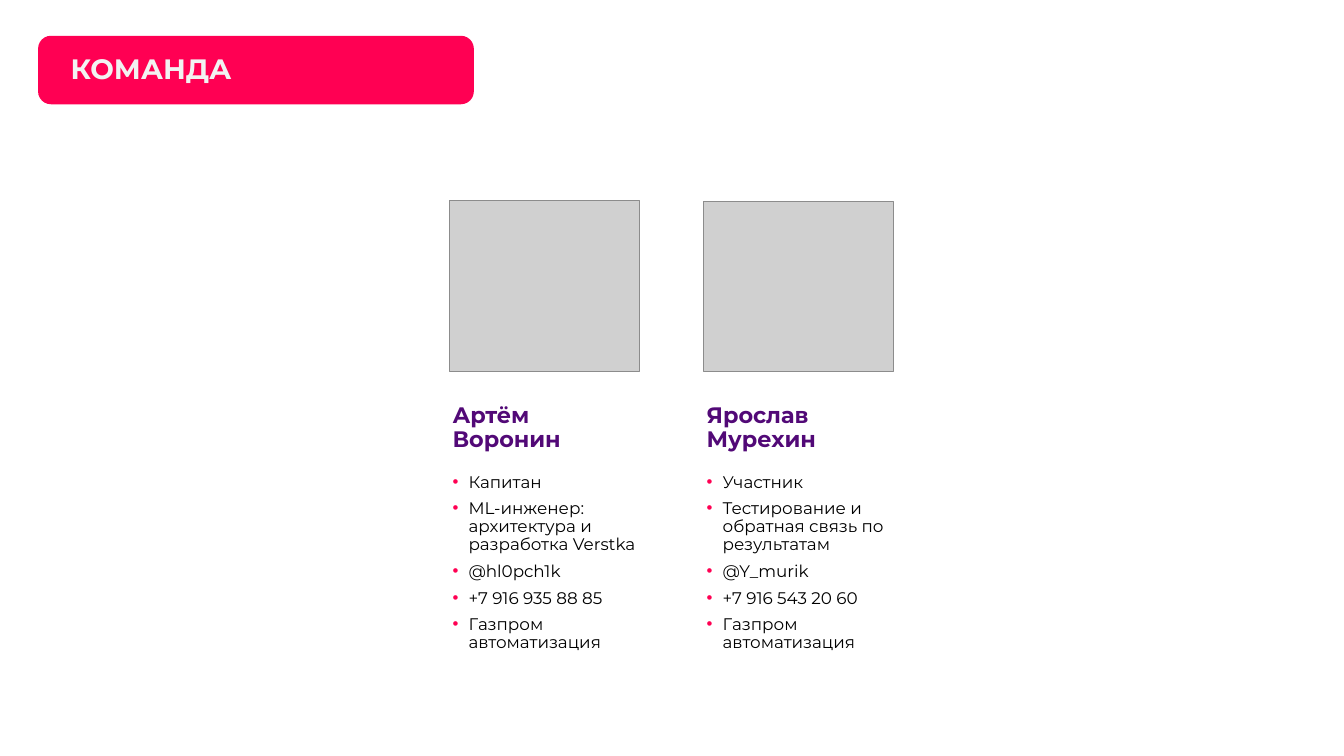
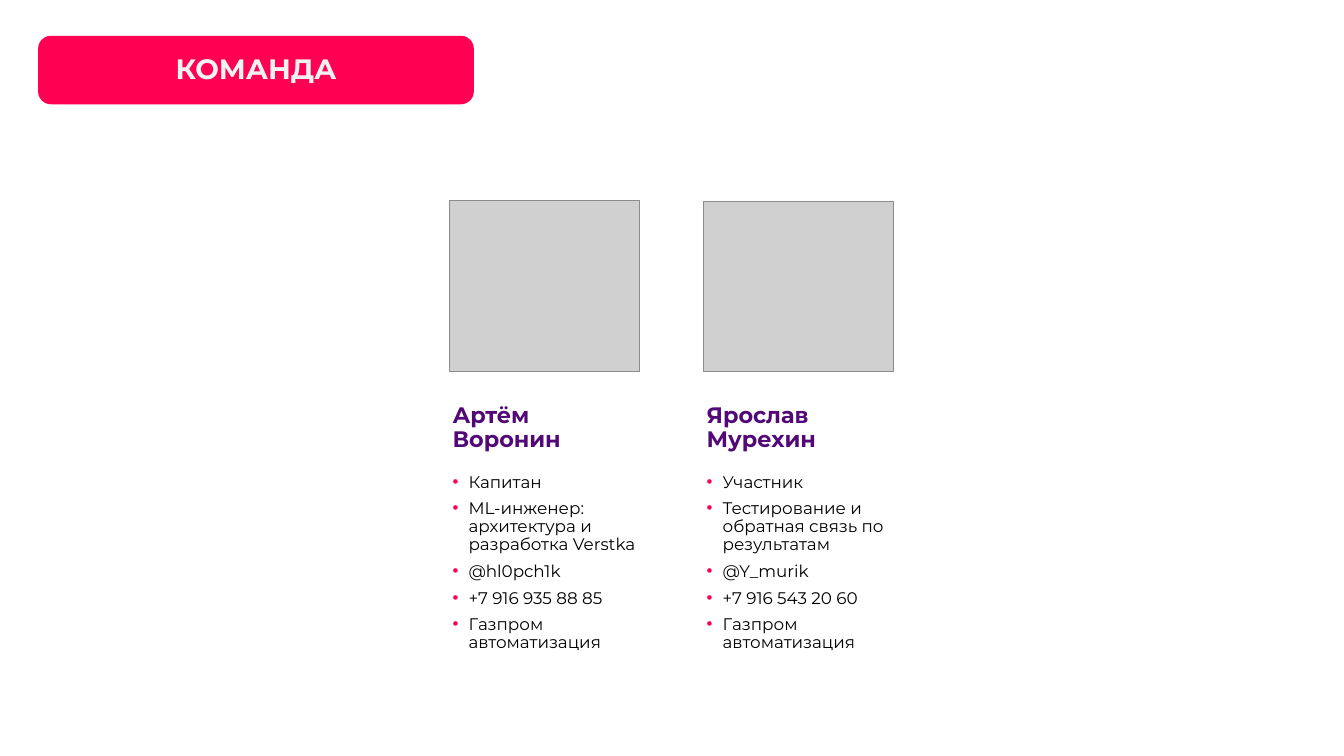
Before and after one commit to hl0pch1k/verstka, a slide deck: slide 3 of docs/presentation/verstka-pitch.pptx. Drawn at 1344x756 pixels with LibreOffice and Linux fonts; fonts in the diff are those of the drawing; grey boxes stand for pictures; background and template pictures are left out. Boxes give left, top, right and bottom in pixels: in the first picture for what was removed or moved away, otherwise in the second. Text is boxed around its words. In the diff, an @@ line names an element or a change of style, - is before the commit and + after.

```diff
--- a/docs/presentation/verstka-pitch.pptx
+++ b/docs/presentation/verstka-pitch.pptx
@@ title "КОМАНДА": place and size @@
-title "КОМАНДА" at [71,59,232,83]
+title "КОМАНДА" at [176,59,337,83]
@@ title "КОМАНДА" at [176,59,337,83]: alignment left to centre; vertical alignment bottom to middle @@
```
Also in this commit, not shown: 5 other slides changed, 13 slides added, 9 slides removed, 7 other files.
